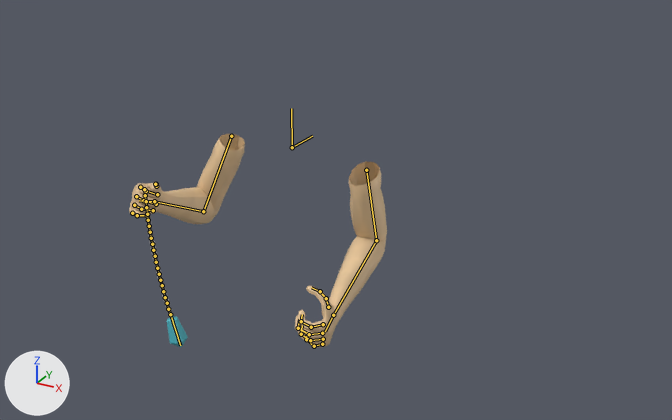
What one commit did to the Blender file Blender/Jakub/FPS_arms_2.0.blend.
Both versions are drawn from a 50 mm lens placed at (2.64, -4.29, 1.82), pointed at (0.46, -0.32, -0.17). The lights are fixed; the arrows at lower left show +X, +Y and +Z. Both versions are drawn at frame 60 of the action 'FP_Heal'; the numbers are the values there. The bones that bend it are drawn over the model as lines.

The first picture shows 'FPS_arms_apply', 'FPS_arms_apply.001'.
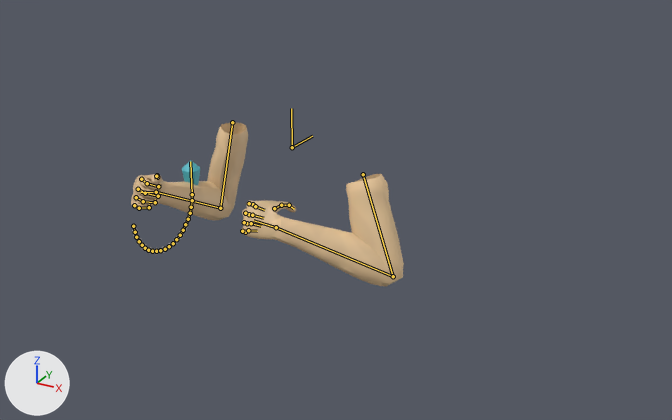
Where the change shows, as pixel boxes [x1, y1, x2, y2] in the pictures (672 x 420 px):
'FPS_arms_apply', posed
    before: [129, 134, 387, 348]
    after: [131, 122, 404, 286]
'FPS_arms_apply.001', posed (57% wider, 37% shorter)
    before: [145, 195, 188, 347]
    after: [132, 160, 200, 255]
bone 'Hand_ctrl_L', root to tip
    before: (333, 315) to (325, 331)
    after: (276, 227) to (253, 220)
bone 'Hand_ctrl_R', root to tip
    before: (154, 201) to (139, 200)
    after: (156, 192) to (140, 192)
bone 'Bone', root to tip
    before: (144, 189) to (145, 195)
    after: (133, 226) to (135, 232)

The change in detail:
Bone 'Bicep_ctrl_L' (bone_bicep_ctrl_l) moves from (0.136, 0.124, 0.008) to (0.24, 0.148, 0.022).
Bone 'Pole_target_L' (bone_pole_target_l) moves from (-0.454, -0.2, -0.061) to (0.493, 0.157, -0.018).
Bone 'Hand_ctrl_L' (bone_hand_ctrl_l) moves from (0.588, -1.083, -0.585) to (0.568, -1.414, -0.148).
Bone 'Hand_ctrl_L' (bone_hand_ctrl_l) turns from (-127, -74, 47) to (24, -58, 170) degrees about its own x, y and z.
Bone 'Bicep_ctrl_R' (bone_bicep_ctrl_r) moves from (0.0, 0.0, 0.0) to (0.015, 0.0, 0.08).
Bone 'Pole_target_R' (bone_pole_target_r) moves from (0.454, -0.2, -0.061) to (0.505, -0.227, -0.061).
Bone 'Hand_ctrl_R' (bone_hand_ctrl_r) moves from (-0.635, -1.136, -0.139) to (-0.626, -1.146, -0.083).
Bone 'Hand_ctrl_R' (bone_hand_ctrl_r) turns from (-105, 115, -19) to (-108, 111, -22) degrees about its own x, y and z.
Bone 'Bone' (bone_bone) moves from (-0.719, 0.096, 0.492) to (-0.831, 0.269, 0.492).
Bone 'Bone' (bone_bone) turns from (-1, 0, 0) to (0, 0, -8) degrees about its own x, y and z.
